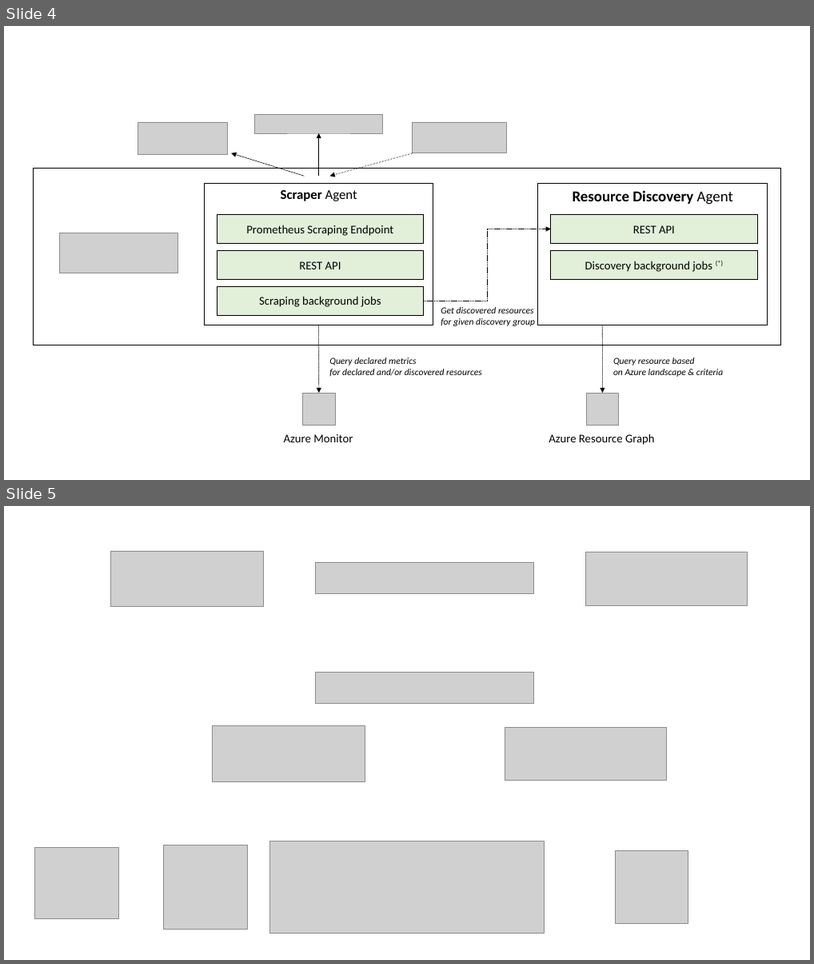
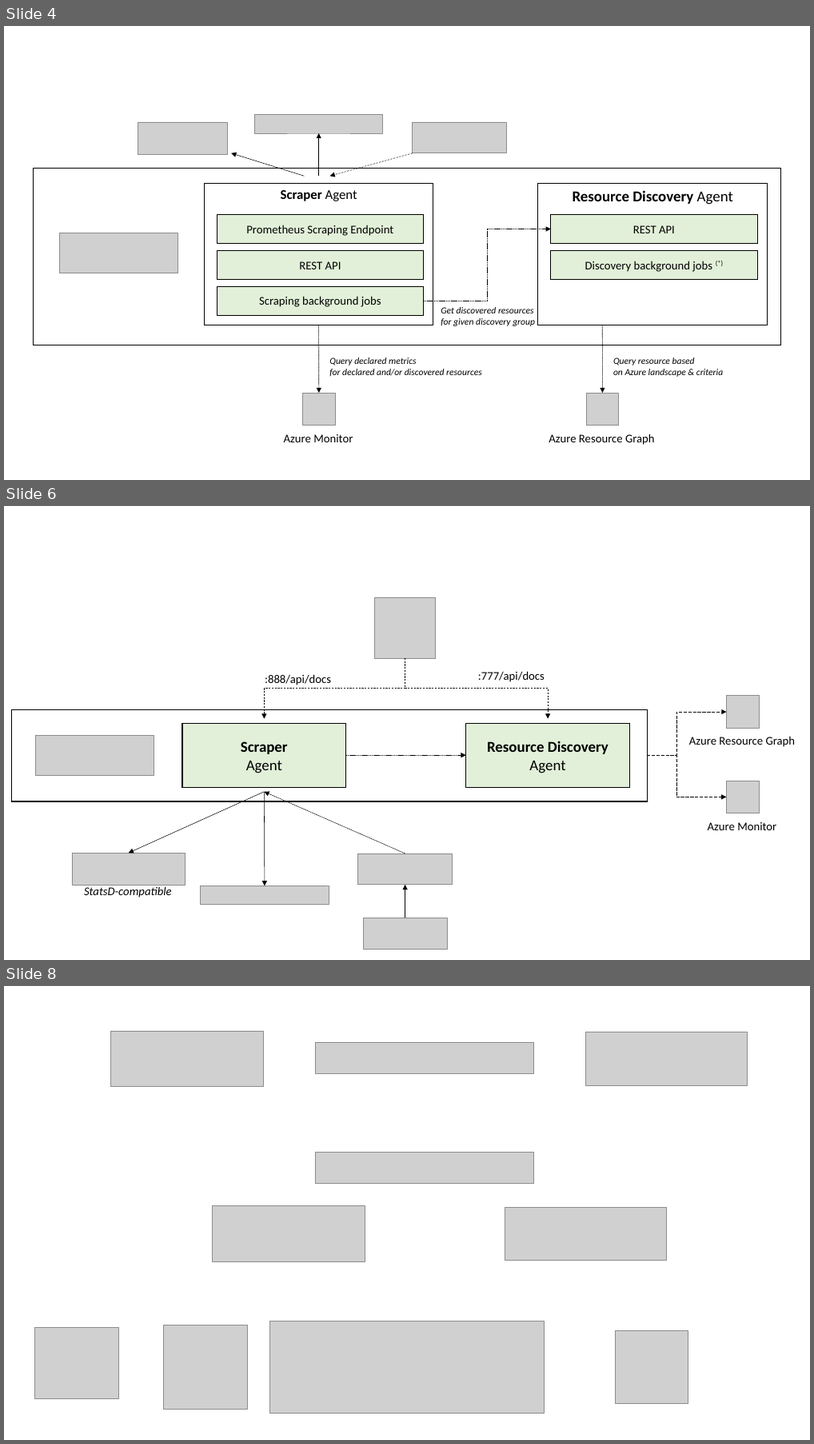
Before and after one commit to tomkerkhove/promitor, a slide deck: media/schematics/schematics.pptx. Shown one above the other, each under a label of ours: slides 4 and 5 before the commit, slides 4, 6 and 8 after it; the slides between them are not shown. The pictures are 814x964 and 814x1444 pixels, drawn with LibreOffice and Linux fonts; fonts in the diff are those of the drawing; grey boxes stand for pictures. Boxes give left, top, right and bottom in pixels: in the first picture for what was removed or moved away, otherwise in the second. Text is boxed around its words. In the diff, an @@ line names an element or a change of style, - is before the commit and + after.

```diff
--- a/media/schematics/schematics.pptx
+++ b/media/schematics/schematics.pptx
@@ slide 6 added at <box>4,506,810,960</box>, background #FFFFFF @@
@@ picture added at <box>375,597,436,658</box> @@
@@ elbow arrow added from (406, 658) to (264, 718), #000000 0.5 pt dashed @@
@@ elbow arrow added from (406, 658) to (549, 718), #000000 0.5 pt dashed @@
@@ text added at <box>478,671,545,682</box>, 14 pt, text #000000 @@
+:777/api/docs
@@ text added at <box>265,674,331,685</box>, 14 pt, text #000000 @@
+:888/api/docs
@@ picture added at <box>727,696,759,728</box> @@
@@ elbow arrow added from (648, 756) to (727, 712), #000000 0.5 pt dashed @@
@@ group added at <box>12,709,648,801</box>: 3 rectangles, 1 arrow, 1 picture @@
+Scraper
+Agent
+Resource Discovery
+Agent
@@ text added at <box>690,736,796,747</box>, 14 pt, text #000000 @@
+Azure Resource Graph
@@ elbow arrow added from (648, 756) to (727, 797), #000000 0.5 pt dashed @@
@@ arrow added from (264, 792) to (129, 852), #000000 0.5 pt @@
@@ arrow added from (264, 792) to (265, 886), #000000 0.5 pt @@
@@ arrow added from (406, 853) to (264, 792), #000000 0.5 pt dashed @@
@@ picture added at <box>727,780,759,813</box> @@
@@ text added at <box>708,822,777,830</box>, 14 pt, text #000000 @@
+Azure Monitor
@@ group added at <box>72,852,453,949</box>: 4 pictures, 1 text, 1 arrow @@
+StatsD-compatible
@@ what was slide 5 is now slide 8 @@
```
Also in this commit, not shown: 2 other slides added, 2 other files.
